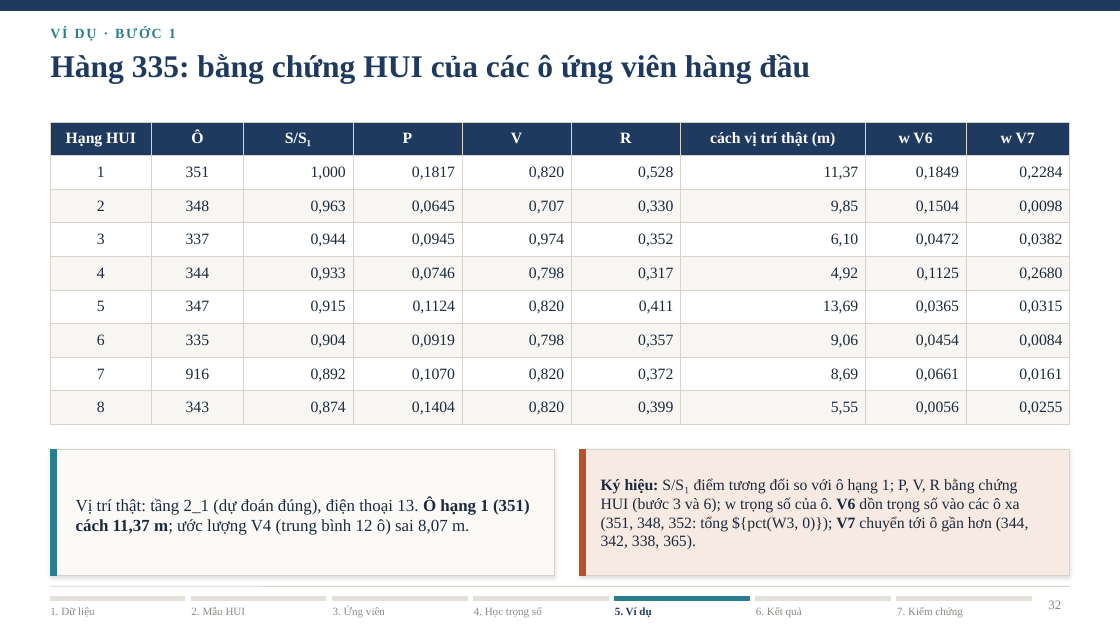
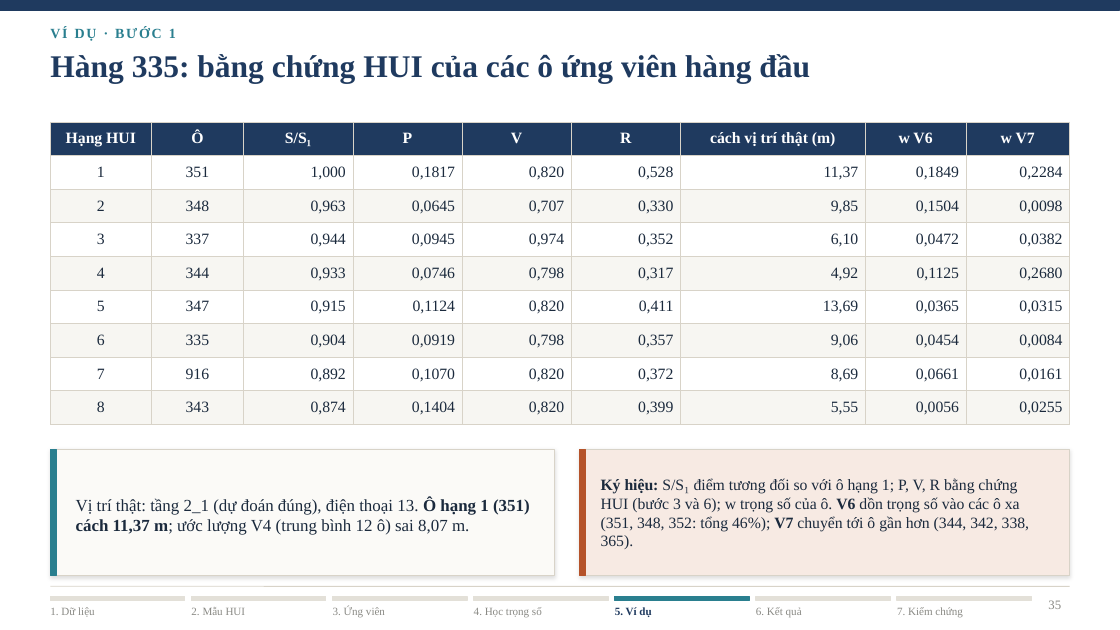
Before and after one commit to ThaiTaka/HUIM-IPS-, a slide deck: slide 35 of BAOCAO/Slide_HUIM_IPS_V7_day_du.pptx (slide 32 before the commit). Drawn at 1120x630 pixels with LibreOffice and Linux fonts; fonts in the diff are those of the drawing. Boxes give left, top, right and bottom in pixels: in the first picture for what was removed or moved away, otherwise in the second. Text is boxed around its words. In the diff, an @@ line names an element or a change of style, - is before the commit and + after.

```diff
--- a/BAOCAO/Slide_HUIM_IPS_V7_day_du.pptx
+++ b/BAOCAO/Slide_HUIM_IPS_V7_day_du.pptx
@@ text at bbox=[601, 478, 1029, 549]: text changed @@
-Ký hiệu: S/S₁ điểm tương đối so với ô hạng 1; P, V, R bằng chứng HUI (bước 3 và 6); w trọng số của ô. V6 dồn trọng số vào các ô xa (351, 348, 352: tổng ${pct(W3, 0)}); V7 chuyển tới ô gần hơn (344, 342, 338, 365).
+Ký hiệu: S/S₁ điểm tương đối so với ô hạng 1; P, V, R bằng chứng HUI (bước 3 và 6); w trọng số của ô. V6 dồn trọng số vào các ô xa (351, 348, 352: tổng 46%); V7 chuyển tới ô gần hơn (344, 342, 338, 365).
@@ page number at bbox=[1048, 600, 1061, 609]: text changed @@
-32
+35
```
Also in this commit, not shown: 5 other slides changed, 4 slides added, 7 other files.
